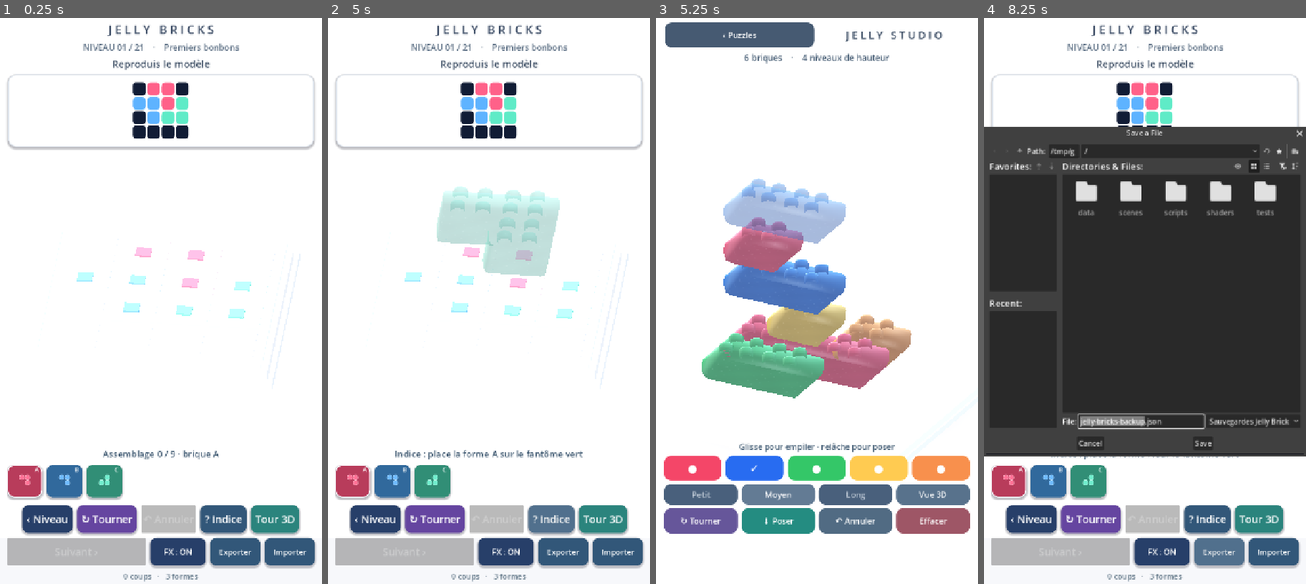
Above: before the commit, frames 1-4 (left to right).
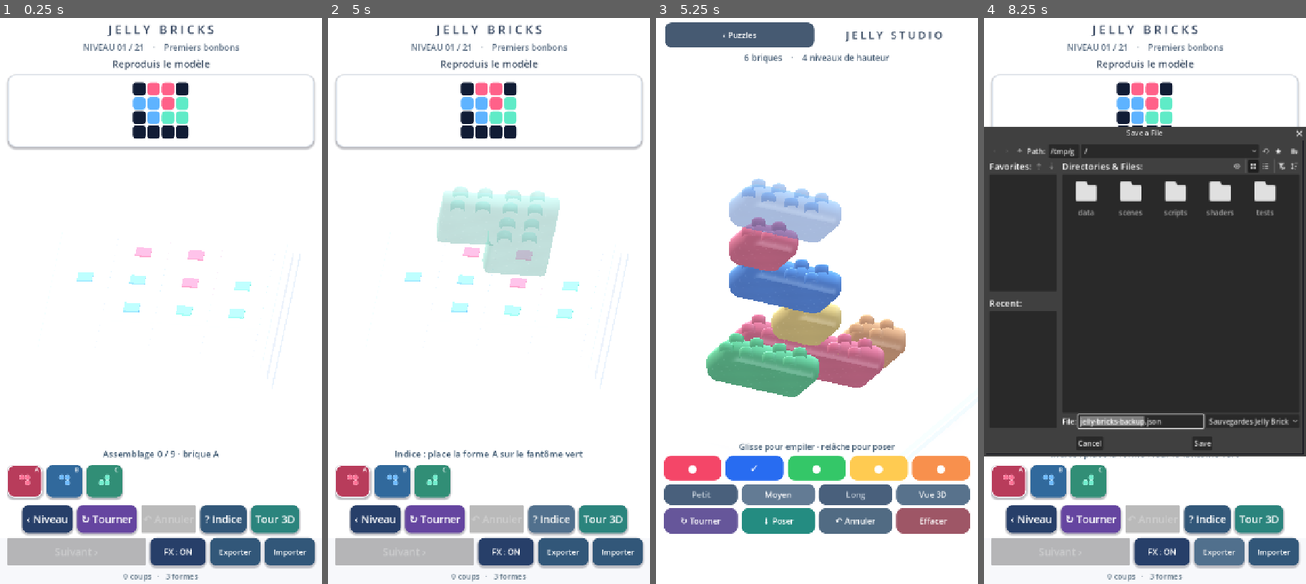
Above: after the commit, the same moments.

Repository: dbrckk/Jelly-bricks
Game: Godot game, scene res://scenes/main.tscn
The game is run twice, just before and just after one commit, with the same random seed, the same clock (stepped at 60 frames per second) and the same inputs.
Inputs (mouse positions are in pixels of both pictures, inside the frame that each line leads up to):
- Up to frame 1 (0.25 s): no input
- Up to frame 2 (5 s): click (353, 482) at 0.52 s; click (392, 482) at 1.27 s; click (431, 482) at 2.02 s; click "‹ Niveau" at 2.75 s; click "↻ Tourner" at 3.5 s; click "? Indice" at 4.25 s
- Up to frame 3 (5.25 s): click "Tour 3D" at 5 s
- Up to frame 4 (8.25 s): click "‹ Puzzles" at 5.75 s; click "FX : ON" at 6.5 s; click "FX : OFF" at 7.25 s; click "Exporter" at 8 s

Frames 1-2 are identical in both runs. In frame 3, 0.8% of the frame differs, in the area x 14-80%, y 29-68%; in frame 4, 0.7%.

Commit message:
render(native): use sculpted single-body gel shells exclusively in 3D stacking studio

Diff:
--- a/native-godot/scripts/stack_mode.gd
+++ b/native-godot/scripts/stack_mode.gd
@@ -352,7 +352,9 @@
     var cells := _shape_cells(length_index, turns)
     var mesh_key := str(length_index) + ":" + str(posmod(turns, 2))
     if not mesh_cache.has(mesh_key):
-        mesh_cache[mesh_key] = GEL.build(cells)
+        # Straight bars are truly one soft molded object with smooth
+        # volumetric corner radii, unlike the irregular puzzle polyominoes.
+        mesh_cache[mesh_key] = GEL.build_studio(cells.size(), turns)
     var material := ShaderMaterial.new()
     material.shader = SHADER
     material.set_shader_parameter("candy_tint", Color(COLORS[color_idx]))
